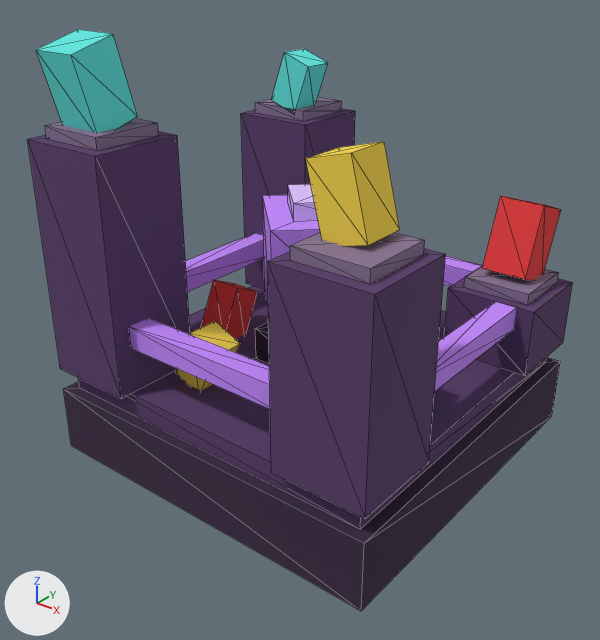
Before and after pictures for a commit that changed the glTF model assets/models/vein.glb.
Before and after are seen from a 50 mm camera at (1.739, -1.135, 1.352) aimed at (0.507, 0.405, 0.397). The lights are fixed; the arrows at lower left show +X, +Y and +Z. The first picture is the older version. Mesh edges are drawn as thin lines.

Objects in the first picture: 'body.019', 'core'.
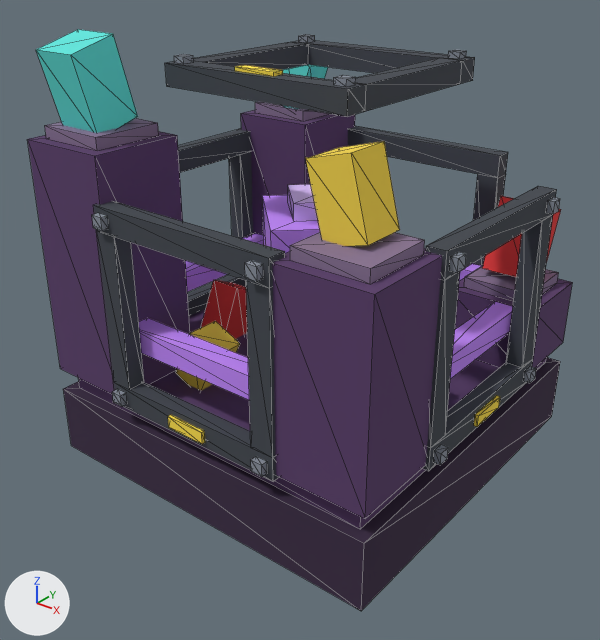
Where the change shows, as pixel boxes [x1, y1, x2, y2] in the pictures (600 x 640 px):
'link_y-.013', added: after [92, 201, 285, 481]
    faces in mat_case_dark (dark grey #42474f): [93, 201, 285, 481]
    faces in mat_steel (grey #8a919d): [92, 213, 267, 477]
    faces in mat_glow_energy (yellow #ffe14a): [168, 415, 205, 444]
'link_x+.013', added: after [423, 186, 560, 471]
    faces in mat_case_dark (dark grey #42474f): [423, 186, 557, 471]
    faces in mat_steel (grey #8a919d): [433, 197, 560, 465]
    faces in mat_glow_energy (yellow #ffe14a): [474, 395, 500, 427]
'link_z+.013', added: after [165, 34, 475, 117]
    faces in mat_case_dark (dark grey #42474f): [165, 40, 475, 117]
    faces in mat_steel (grey #8a919d): [174, 34, 466, 87]
    faces in mat_glow_energy (yellow #ffe14a): [235, 65, 283, 77]
'link_y+.013', added: after [348, 126, 508, 266]
'link_x-.013', added: after [178, 129, 253, 316]

The change, as a diff of the scene's bpy script:
```diff
--- a/assets/models/vein.glb.py
+++ b/assets/models/vein.glb.py
@@ ob_link_z__013 @@
+ob_link_z__013 = bpy.data.objects.new('link_z+.013', me_vein_link_z)  # 64 vertices, 108 faces; spans x 0.238..0.762, y 0.238..0.762, z 0.991..1.061; in mat_case_dark (dark grey #42474f), mat_steel (grey #8a919d), mat_glow_energy (yellow #ffe14a)
+ob_link_z__013.location = (0.0, 0.0, 0.0)
@@ ob_link_y__013_1 @@
+ob_link_y__013_1 = bpy.data.objects.new('link_y-.013', me_vein_link_y_1)  # 72 vertices, 108 faces; spans x 0.238..0.763, y -0.028..0.038, z 0.238..0.762; in mat_case_dark (dark grey #42474f), mat_steel (grey #8a919d), mat_glow_energy (yellow #ffe14a)
+ob_link_y__013_1.location = (0.0, 0.0, 0.0)
@@ ob_link_y__013 @@
+ob_link_y__013 = bpy.data.objects.new('link_y+.013', me_vein_link_y)  # 64 vertices, 108 faces; spans x 0.238..0.762, y 0.962..1.028, z 0.238..0.762; in mat_case_dark (dark grey #42474f), mat_steel (grey #8a919d), mat_glow_energy (yellow #ffe14a)
+ob_link_y__013.location = (0.0, 0.0, 0.0)
@@ ob_link_x__013_1 @@
+ob_link_x__013_1 = bpy.data.objects.new('link_x-.013', me_vein_link_x_1)  # 68 vertices, 108 faces; spans x -0.028..0.038, y 0.238..0.762, z 0.238..0.762; in mat_case_dark (dark grey #42474f), mat_steel (grey #8a919d), mat_glow_energy (yellow #ffe14a)
+ob_link_x__013_1.location = (0.0, 0.0, 0.0)
@@ ob_link_x__013 @@
+ob_link_x__013 = bpy.data.objects.new('link_x+.013', me_vein_link_x)  # 64 vertices, 108 faces; spans x 0.962..1.028, y 0.238..0.762, z 0.238..0.762; in mat_case_dark (dark grey #42474f), mat_steel (grey #8a919d), mat_glow_energy (yellow #ffe14a)
+ob_link_x__013.location = (0.0, 0.0, 0.0)
```
